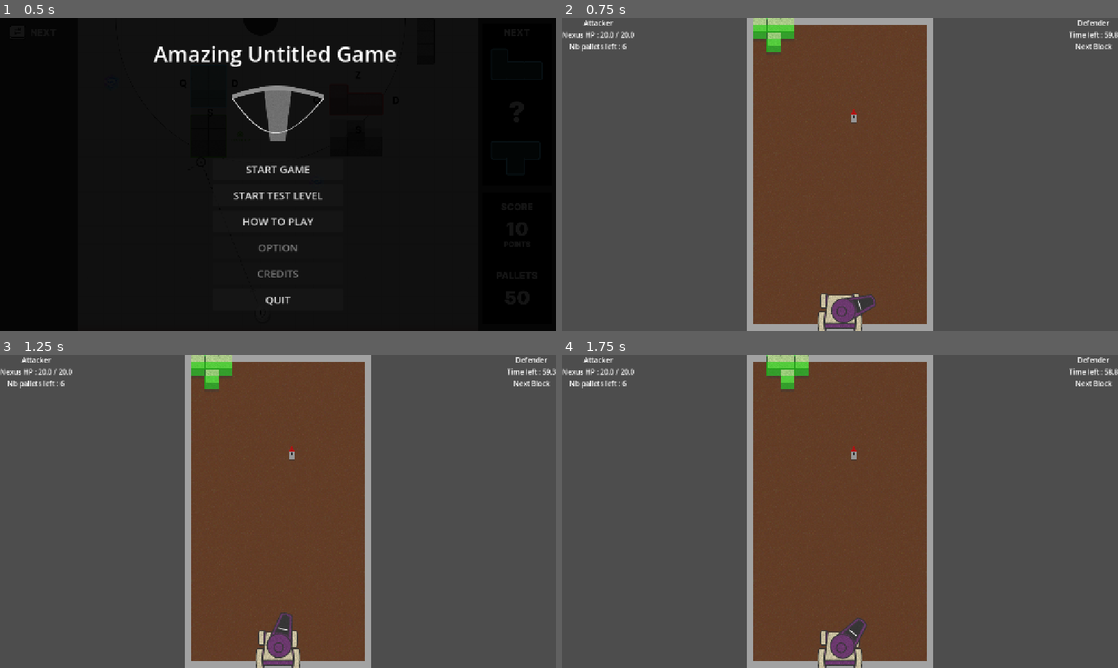
Above: before the commit, frames 1-4 (two rows, left to right).
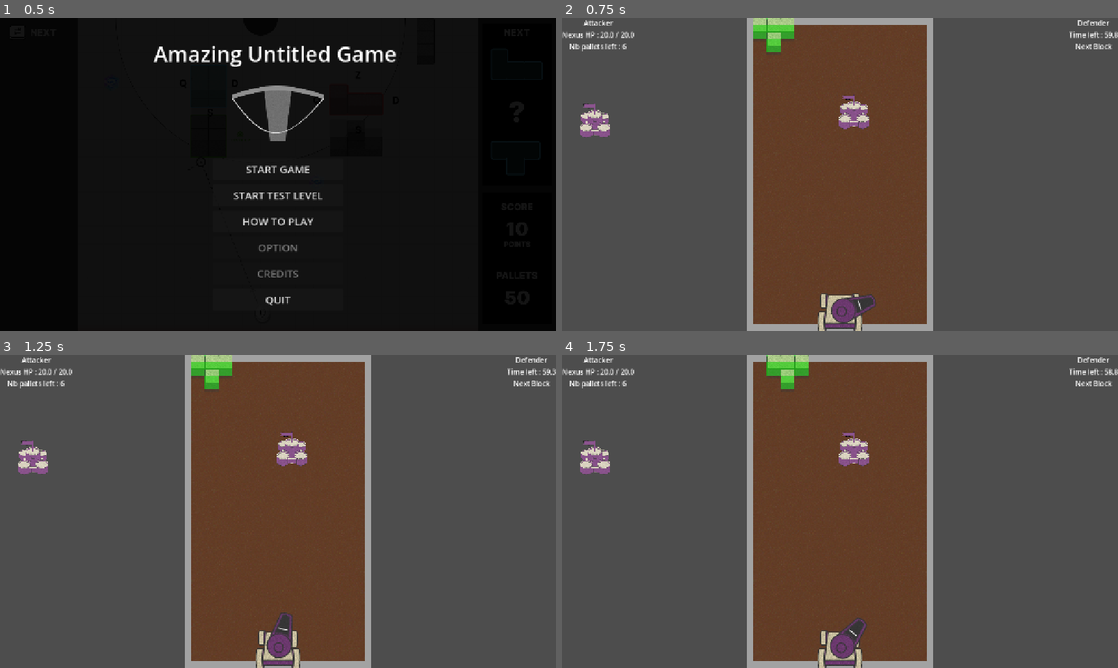
Above: after the commit, the same moments.

Repository: Angele-Bzl/construction
Game: Godot game, scene res://Scenes/title_screen.tscn
Two runs of this game, one before a commit and one after it. Both use one fixed random seed, a clock stepped at 60 frames per second and the inputs below.
Inputs (mouse positions are in pixels of both pictures, inside the frame that each line leads up to):
- Up to frame 1 (0.5 s): no input
- Up to frame 2 (0.75 s): click "START GAME" at 0.5 s
- Up to frame 3 (1.25 s): no input
- Up to frame 4 (1.75 s): move the mouse to (962, 495) at 1.27 s; hold D (right) from 1.28 s (still down); click (962, 495) at 1.35 s

Frame 1 is identical in both runs. In frame 2, 0.8% of the frame differs, in the area x 3-56%, y 24-39%; in frame 3, 0.8%; in frame 4, 0.8%.

Commit message:
updated nexus sprite size

Diff:
--- a/construction/Prefabs/BlockPrefabs/nexus.tscn
+++ b/construction/Prefabs/BlockPrefabs/nexus.tscn
@@ -2,7 +2,7 @@
 
 [ext_resource type="PackedScene" uid="uid://dmm0qqj4gh5up" path="res://Prefabs/BlockPrefabs/block.tscn" id="1_yw6gb"]
 [ext_resource type="Script" uid="uid://cs7egyejg50oe" path="res://Scripts/nexus.gd" id="2_8h317"]
-[ext_resource type="Texture2D" uid="uid://bdm0ch7ivujax" path="res://Assets/Placeholders/placeholder_nexus.png" id="2_gqxav"]
+[ext_resource type="Texture2D" uid="uid://bxiipcvw03rn8" path="res://Assets/Items/Nexus.png" id="3_8h317"]
 
 [sub_resource type="RectangleShape2D" id="RectangleShape2D_8h317"]
 size = Vector2(63, 63)
@@ -16,8 +16,8 @@
 top_textures = Array[CompressedTexture2D]([])
 
 [node name="BlockSprite" parent="." index="0" unique_id=1034150835]
-position = Vector2(31.725, 32.37625)
-texture = ExtResource("2_gqxav")
+position = Vector2(32, 34)
+texture = ExtResource("3_8h317")
 centered = true
 offset = Vector2(0, 0)
 
--- a/construction/Scenes/main_scene.tscn
+++ b/construction/Scenes/main_scene.tscn
@@ -115,3 +115,6 @@
 [node name="CrossbowBase" type="Sprite2D" parent="." unique_id=918904373]
 position = Vector2(640, 673)
 texture = ExtResource("5_maf8m")
+
+[node name="Nexus2" parent="." unique_id=1587931700 instance=ExtResource("6_6ev3c")]
+position = Vector2(44, 212)
Binary file added: construction/Assets/Items/Nexus.png
Not shown, added: construction/Assets/Items/Nexus.png.import
